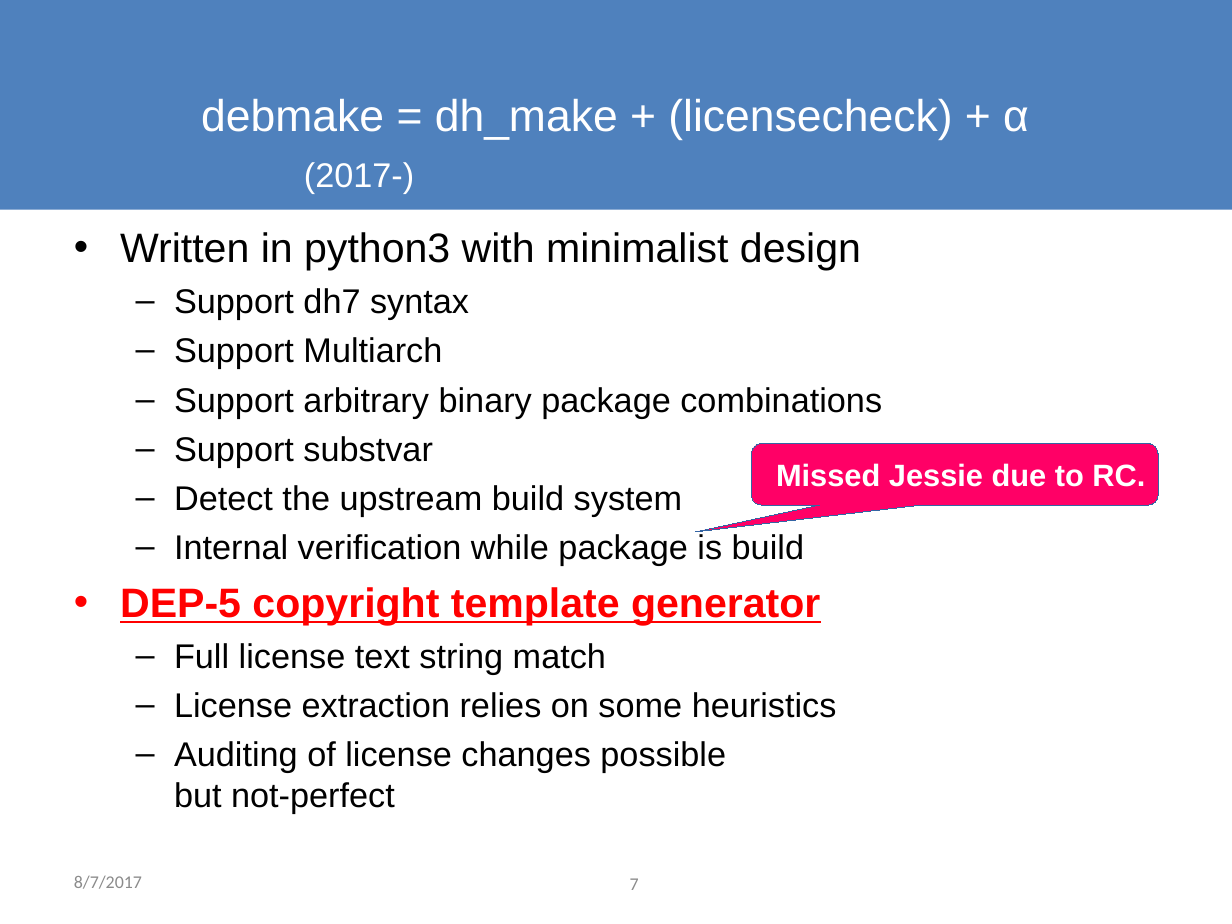
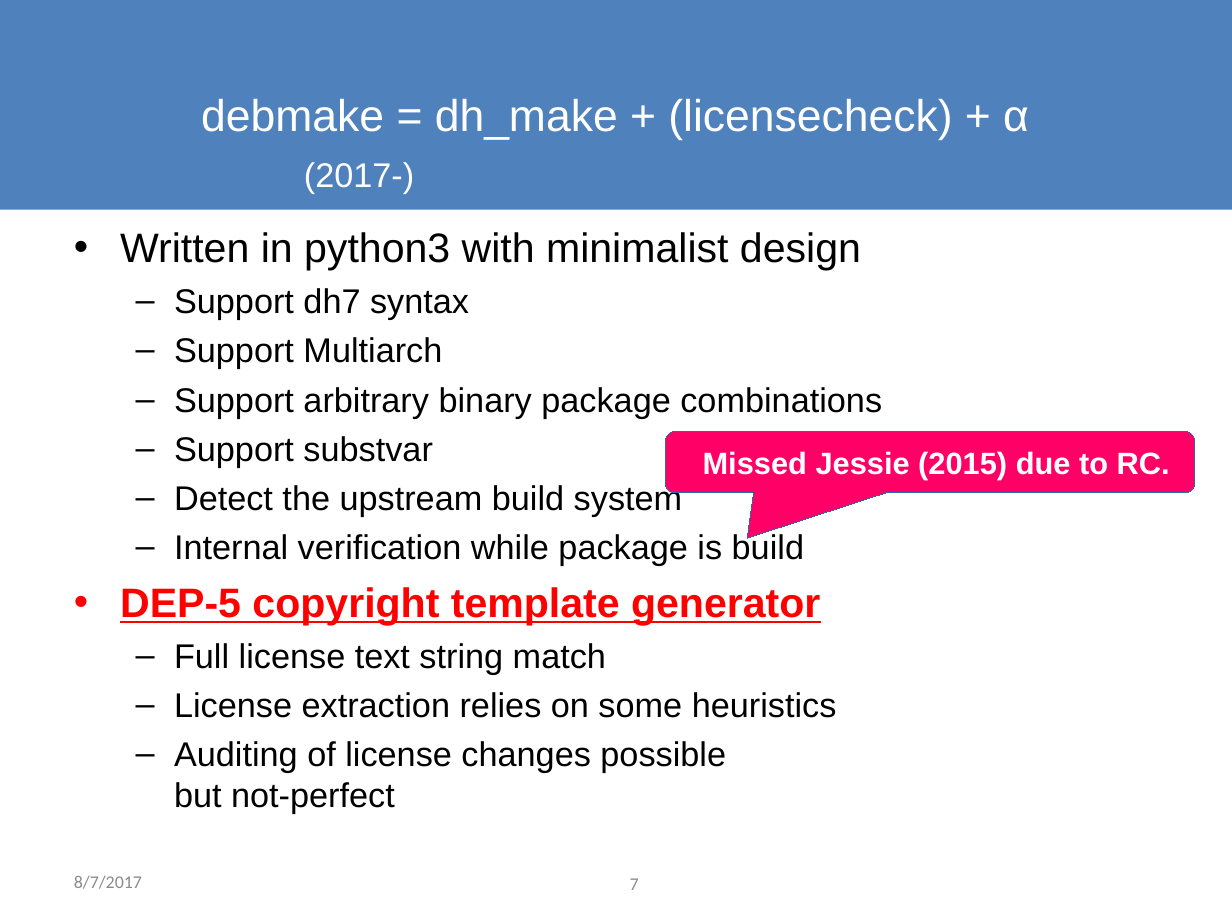
Before and after one commit to osamuaoki/Debconf17-MG-DEP-5, a slide deck: slide 7 of MG-DEP-5.odp. Drawn at 1232x924 pixels with LibreOffice and Linux fonts; fonts in the diff are those of the drawing; background and template pictures are left out. Boxes give left, top, right and bottom in pixels: in the first picture for what was removed or moved away, otherwise in the second. Text is boxed around its words. In the diff, an @@ line names an element or a change of style, - is before the commit and + after.

```diff
--- a/MG-DEP-5.odp
+++ b/MG-DEP-5.odp
@@ rounded speech box "Missed Jessie (2015) due to ..." resized from (x1=752, y1=444, x2=1158, y2=505) to (x1=665, y1=431, x2=1195, y2=493) @@
@@ rounded speech box "Missed Jessie (2015) due to ..." at (x1=665, y1=431, x2=1195, y2=493): proportions changed @@
@@ text in rounded speech box at (x1=703, y1=451, x2=1170, y2=479): text changed @@
-Missed Jessie due to RC.
+Missed Jessie (2015) due to RC.
```
Also in this commit, not shown: 4 other slides changed.
